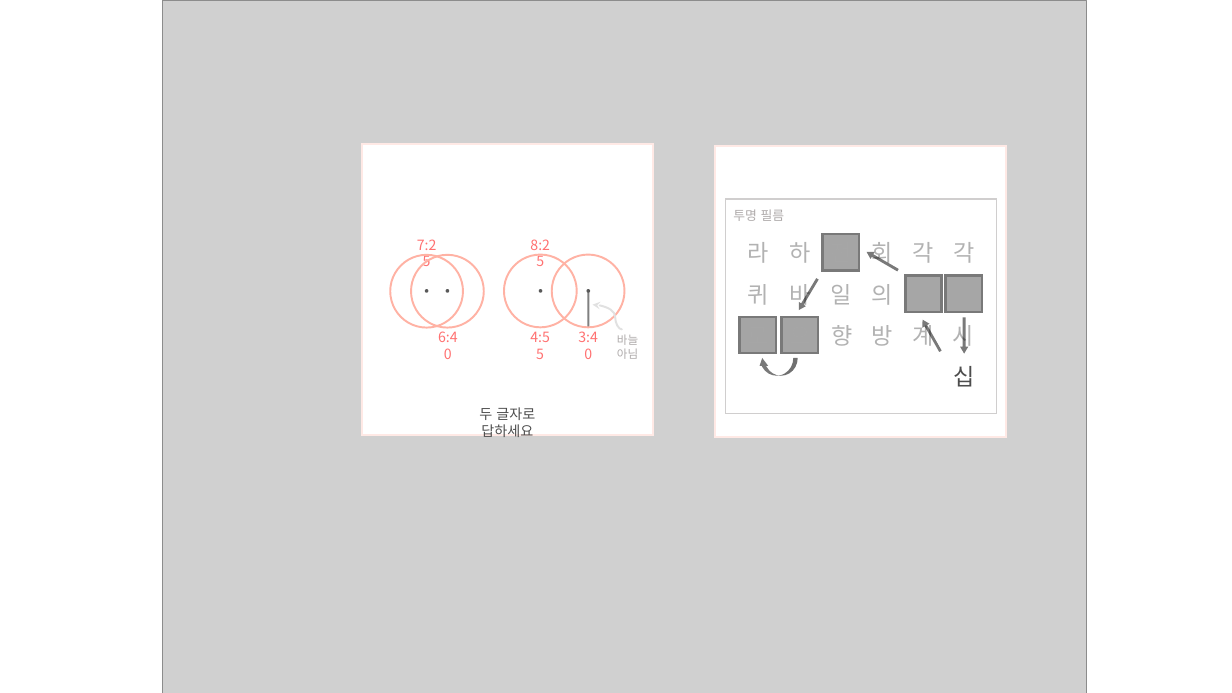
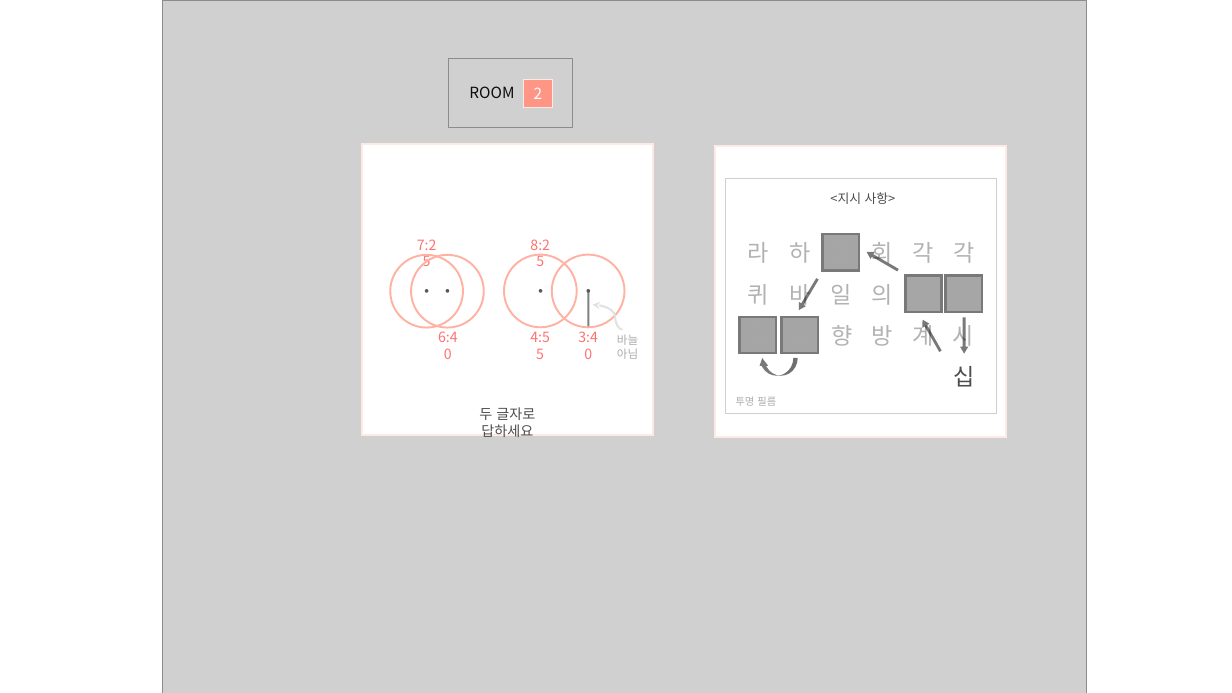
Before and after one commit to SangYoonLee1231/TIL_Study_Note, a slide deck: slide 15 of 미궁 제작 작업/PASSWORLD ESCAPE/패스월드 이스케이프 수정본.pptx. Drawn at 1232x693 pixels with LibreOffice and Linux fonts; fonts in the diff are those of the drawing; grey boxes stand for pictures. Boxes give left, top, right and bottom in pixels: in the first picture for what was removed or moved away, otherwise in the second. Text is boxed around its words. In the diff, an @@ line names an element or a change of style, - is before the commit and + after.

```diff
--- a/미궁 제작 작업/PASSWORLD ESCAPE/패스월드 이스케이프 수정본.pptx
+++ b/미궁 제작 작업/PASSWORLD ESCAPE/패스월드 이스케이프 수정본.pptx
@@ picture added at (448,58,572,128) @@
@@ text added at (469,86,514,98), 12 pt, text #0D0D0D @@
+ROOM
@@ rectangle added at (524,79,553,107), fill #FF9685, outline #FFE9E5 0.75 pt, 12 pt, text #FFFFFF @@
+2
@@ rectangle: place and size @@
-rectangle at (726,199,996,414)
+rectangle at (726,178,996,414)
@@ text added at (830,192,896,204), 10 pt, text #4D4D4D @@
+<지시 사항>
@@ text "투명 필름": place and size @@
-text "투명 필름" at (733,209,785,221)
+text "투명 필름" at (736,397,776,406)
@@ text "투명 필름" at (736,397,776,406): size 10 to 8 pt @@
```
Also in this commit, not shown: 9 other slides changed, 1 slide added, 34 other files.
